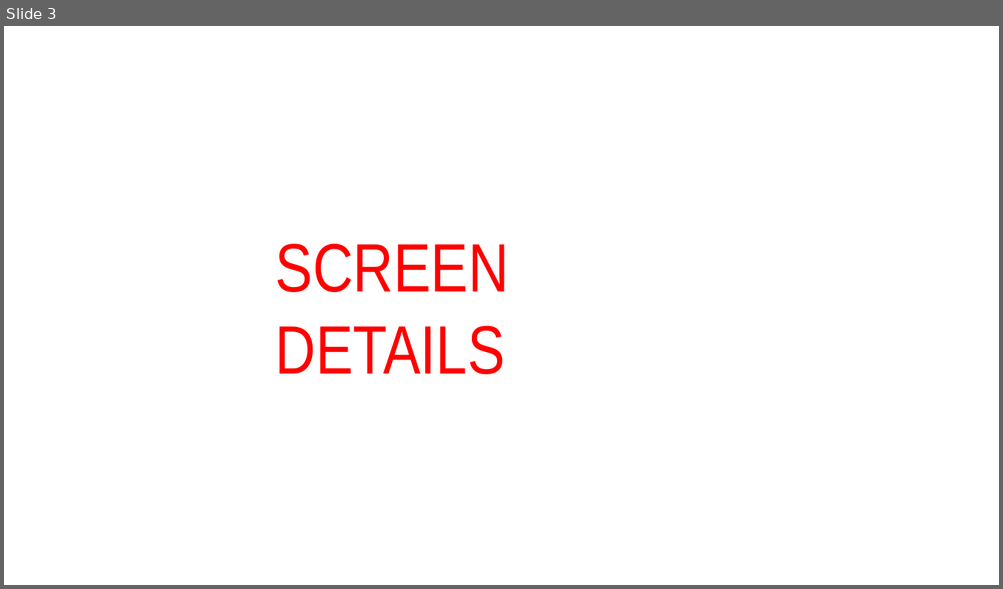
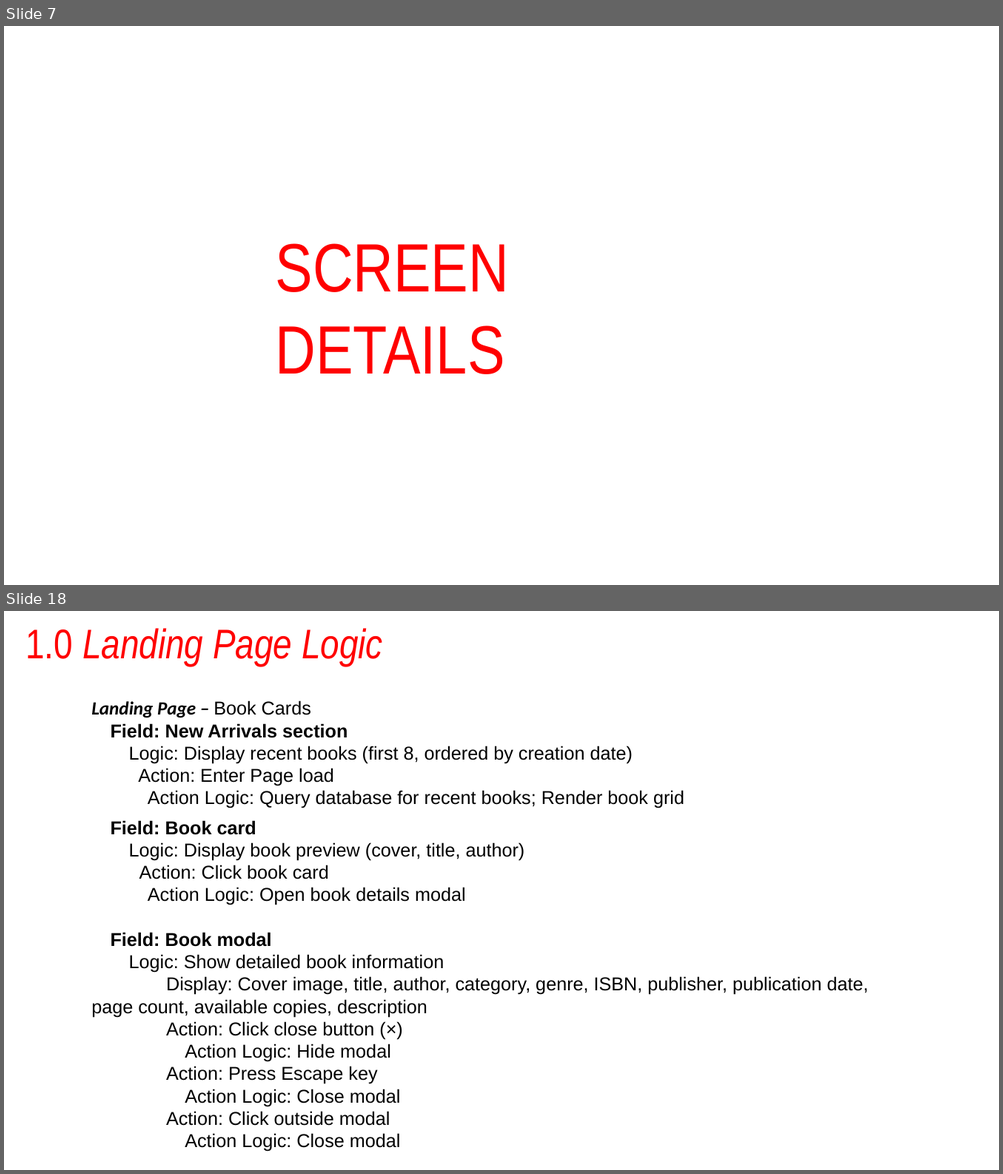
Before and after one commit to Erudi787/book-buddi, a slide deck: Documentation/High Level Design/Alliance Low Code Program_HLD_G6_BookBuddi.pptx. Shown one above the other, each under a label of ours: slide 3 before the commit, slides 7 and 18 after it; the slides between them are not shown. The pictures are 1003x589 and 1003x1174 pixels, drawn with LibreOffice and Linux fonts; fonts in the diff are those of the drawing; background and template pictures are left out. Boxes give left, top, right and bottom in pixels: in the first picture for what was removed or moved away, otherwise in the second. Text is boxed around its words. In the diff, an @@ line names an element or a change of style, - is before the commit and + after.

```diff
--- a/Documentation/High Level Design/Alliance Low Code Program_HLD_G6_BookBuddi.pptx
+++ b/Documentation/High Level Design/Alliance Low Code Program_HLD_G6_BookBuddi.pptx
@@ slide 18 added at <box>4,611,999,1170</box>, background picture (left out) @@
@@ text added at <box>25,628,383,666</box>, 80 pt, text #FF0000, italic @@
+1.0 Landing Page Logic
@@ text added at <box>91,701,868,1152</box>, 36 pt, text #000000 @@
+Landing Page – Book Cards
+Field: New Arrivals section
+Logic: Display recent books (first 8, ordered by creation date)
+Action: Enter Page load
+Action Logic: Query database for recent books; Render book grid
+Field: Book card
+Logic: Display book preview (cover, title, author)
+Action: Click book card
+Action Logic: Open book details modal
+Field: Book modal
+Logic: Show detailed book information
+Display: Cover image, title, author, category, genre, ISBN, publisher, publication date, page count, available copies, description
+Action: Click close button (×)
+Action Logic: Hide modal
+Action: Press Escape key
+Action Logic: Close modal
+Action: Click outside modal
+Action Logic: Close modal
@@ what was slide 3 is now slide 7 @@
```
Also in this commit, not shown: 4 slides changed, 95 other slides added, 1 slide removed, 4 other files.
